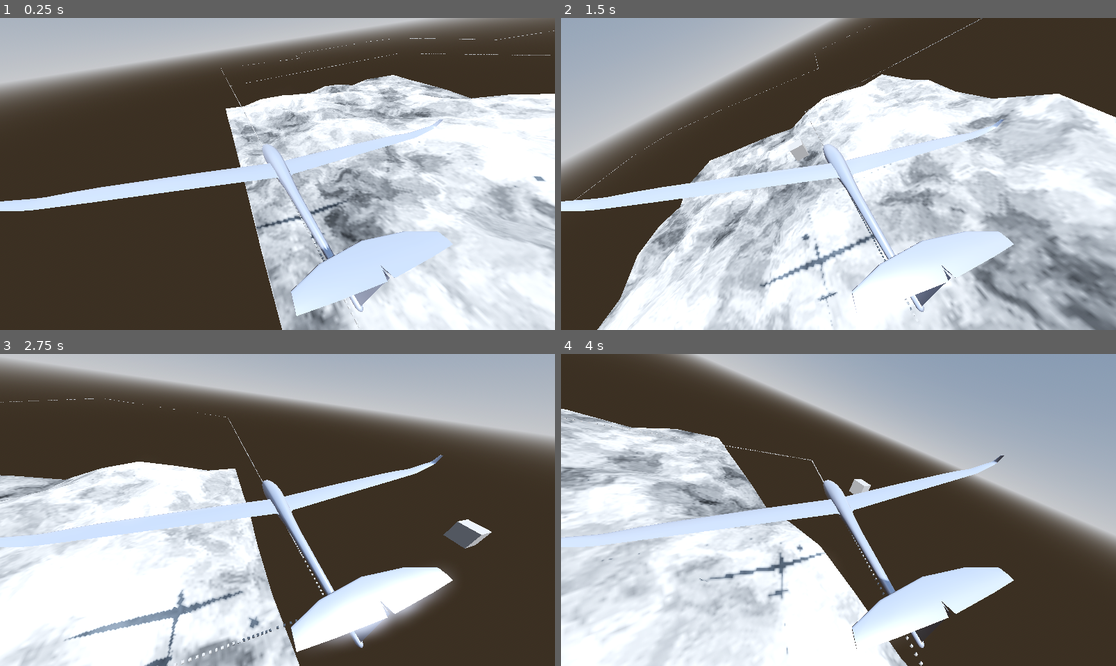
Above: before the commit, frames 1-4 (two rows, left to right).
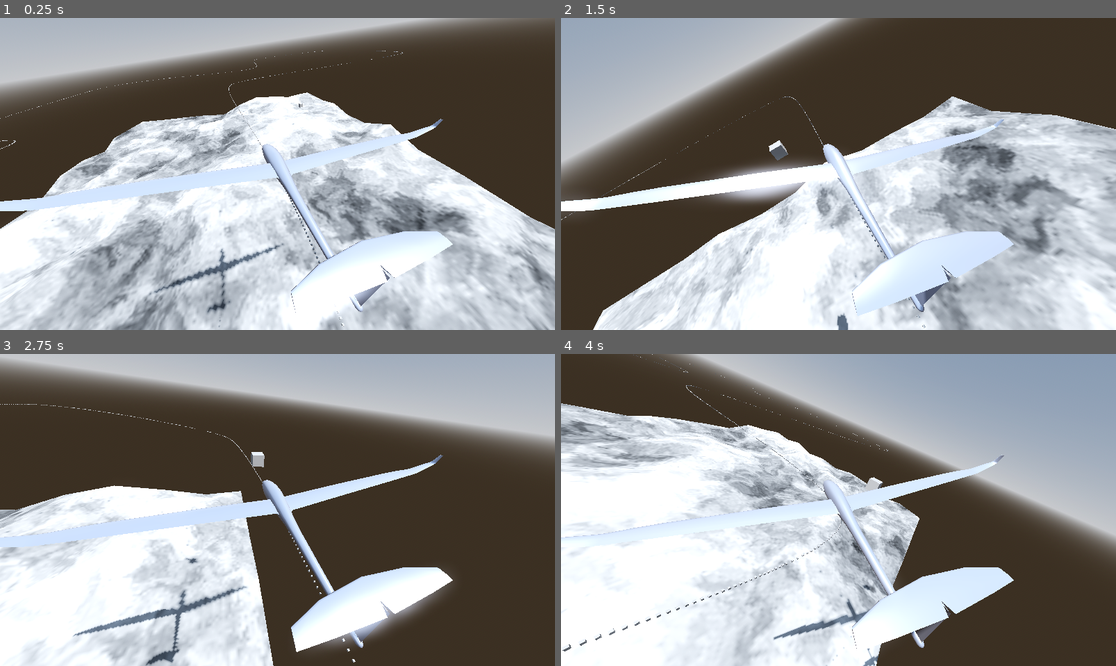
Above: after the commit, the same moments.

Repository: perfectwing1236/COMP-360-Group-2
Game: Godot game, scene res://root.tscn
Two runs of this game, one before a commit and one after it. Both use one fixed random seed, a clock stepped at 60 frames per second and the inputs below.
Inputs:
- Up to frame 1 (0.25 s): no input
- Up to frame 2 (1.5 s): no input
- Up to frame 3 (2.75 s): no input
- Up to frame 4 (4 s): no input

The runs differ from the first frame. In frame 1, 54% of the frame differs, in the area x 0-100%, y 4-100%; in frame 2, 38%; in frame 3, 14%; in frame 4, 25%.

Commit message:
Create looping 2D spline from space-filling curve

Diff:
--- a/animation.gd
+++ b/animation.gd
@@ -34,23 +34,28 @@
 	var curve := Curve3D.new()
 
 # Choose every 20th point in the hilbert curve to create our spline
-	for point in range(len(hilbert.curve)):
-		if ceil(point/20.0) == floor(point/20.0):
-			curve.add_point(Vector3(hilbert.curve[point].y, 25, hilbert.curve[point].x))
+	var ptlist = PackedVector3Array()
+	for ptnum in range(1, len(hilbert.curve)):
+		if ceil(ptnum/20.0) == floor(ptnum/20.0):
+			var newpt = Vector3(hilbert.curve[ptnum].y, 25, hilbert.curve[ptnum].x)
+			ptlist.append(newpt)
+			curve.add_point(newpt)
 	curve.add_point(curve.get_baked_points()[0])
-	#
-	#var N = 16
-	#var r = 5
-	#
-	#for k in range(N):
-		#var x = cos(k * 2*PI/float(N))
-		#var z = sin(k * 2*PI/float(N))
-		#var pt_out = r * (2.0/N)*Vector3(x, 0, z).rotated(Vector3.UP, -PI/2)
-		#curve.set_point_out(k, pt_out)
-		#x = cos((k+1) * 2*PI/float(N))
-		#z = sin((k+1) * 2*PI/float(N))
-		#var pt_in  = r * (2.0/N)*Vector3(x, 0, z).rotated(Vector3.UP, PI/2)
-		#curve.set_point_in(k+1, pt_in)
+
+# Set in and out angle for each point to angle between previous and next point
+	assert(len(ptlist) > 1)
+	for pt in range(len(ptlist)+1):
+		if pt != 0 and pt != len(ptlist):
+			var angout = ptlist[pt-1].direction_to(ptlist[(pt+1)%len(ptlist)])/0.2
+			curve.set_point_in(pt, -angout)
+			curve.set_point_out(pt, angout)
+# First and last points of the curve are the same in order to loop,
+# use second and last points from ptlist to calculate angles, since ptlist does
+# not contain the (duplicate) last point from the curve
+		else:
+			var angout = ptlist[-1].direction_to(ptlist[1])/0.2
+			curve.set_point_in(pt, -angout)
+			curve.set_point_out(pt, angout)
 
 	pts = curve.get_baked_points()
 	n = len(pts)-1
